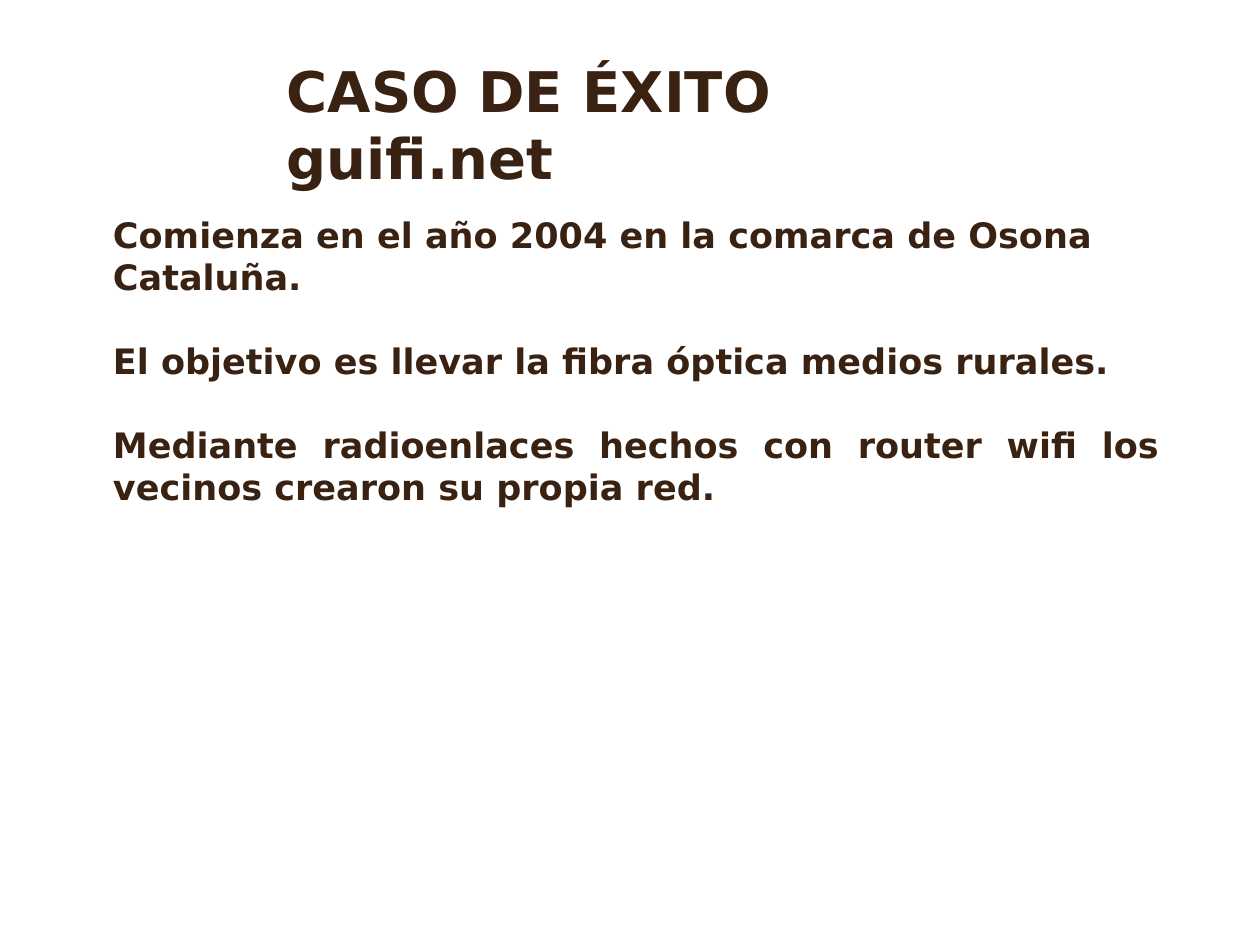
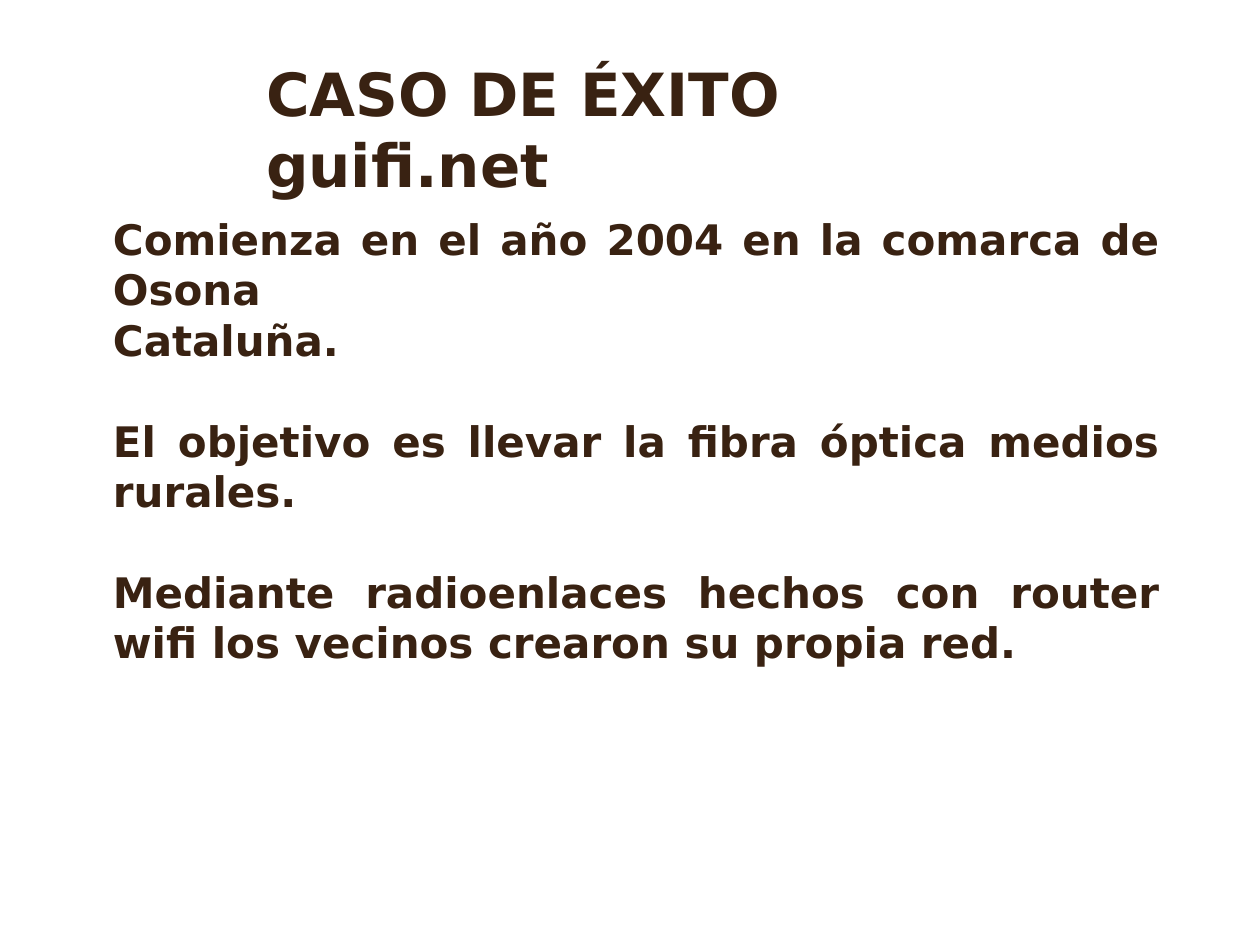
Before and after one commit to vicrosa25/trabajoTIS, a slide deck: slide 10 of Para enviar/presentación.ppt. Drawn at 1260x945 pixels with LibreOffice and Linux fonts; fonts in the diff are those of the drawing; background and template pictures are left out. Boxes give left, top, right and bottom in pixels: in the first picture for what was removed or moved away, otherwise in the second. Text is boxed around its words. In the diff, an @@ line names an element or a change of style, - is before the commit and + after.

```diff
--- a/Para enviar/presentación.ppt
+++ b/Para enviar/presentación.ppt
@@ text "CASO DE ÉXITO guifi.net" moved from (x1=287, y1=67, x2=771, y2=191) to (x1=266, y1=67, x2=780, y2=199) @@
@@ text "CASO DE ÉXITO guifi.net" at (x1=266, y1=67, x2=780, y2=199): size 32 to 34 pt @@
@@ text "Comienza en el año 2004 ..." at (x1=113, y1=222, x2=1160, y2=667): size 20 to 24 pt @@
```
Also in this commit, not shown: 14 other slides changed, 2 slides added.
